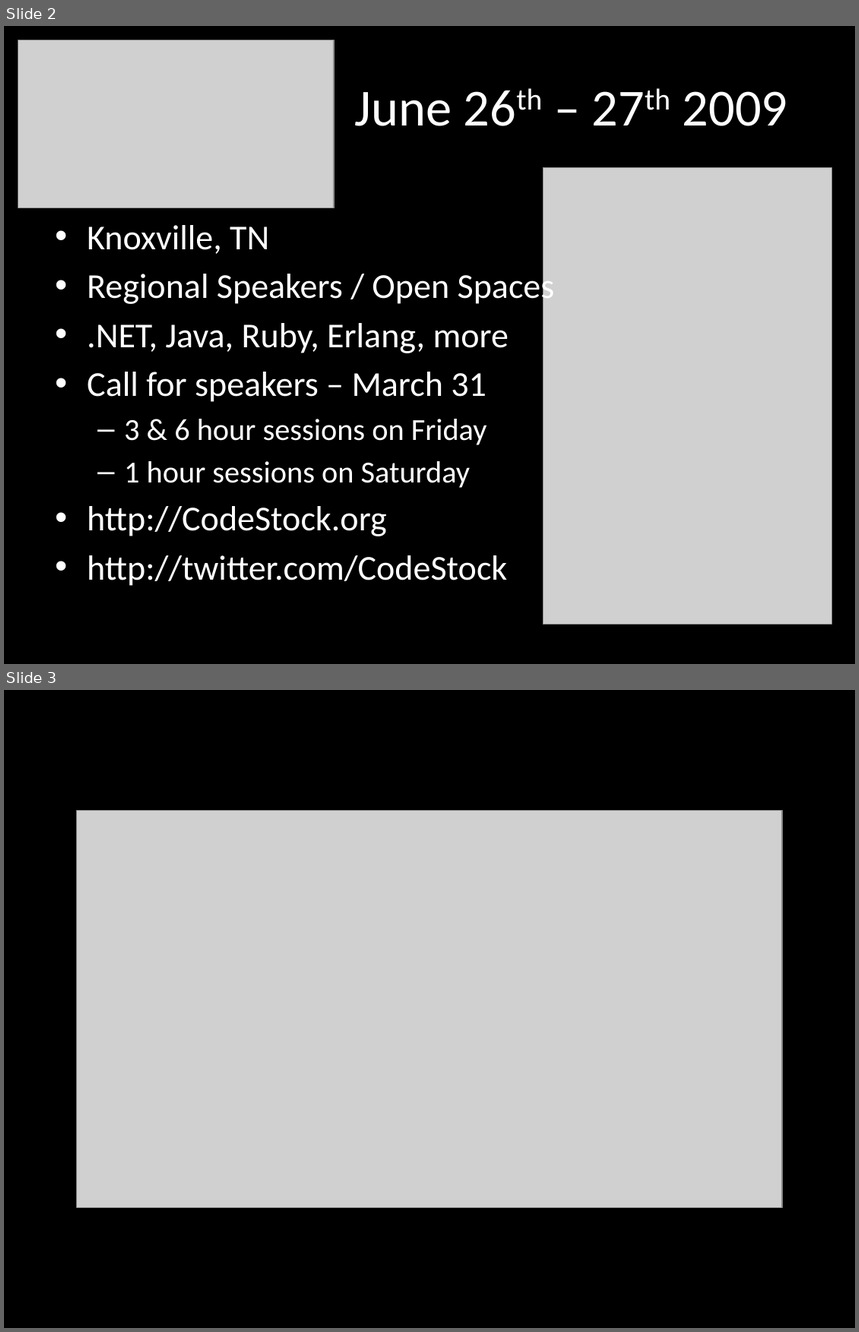
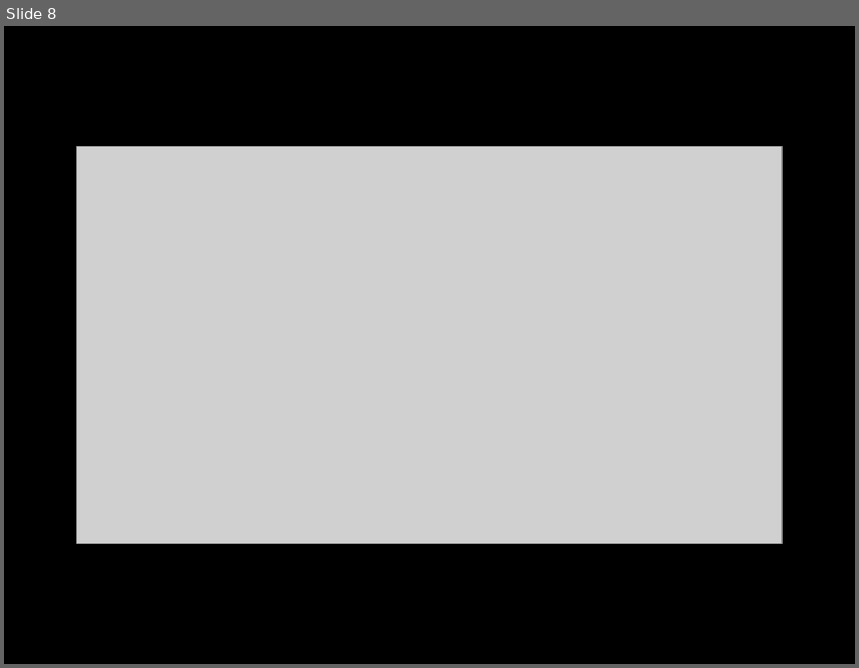
Before and after one commit to spaccabit/vinull, a slide deck: Presentations/Lucene/Lucene.pptx. Shown one above the other, each under a label of ours: slides 2 and 3 before the commit, slide 8 after it. The pictures are 859x1332 and 859x668 pixels, drawn with LibreOffice and Linux fonts; fonts in the diff are those of the drawing; grey boxes stand for pictures. Boxes give left, top, right and bottom in pixels: in the first picture for what was removed or moved away, otherwise in the second. Text is boxed around its words. In the diff, an @@ line names an element or a change of style, - is before the commit and + after.

```diff
--- a/Presentations/Lucene/Lucene.pptx
+++ b/Presentations/Lucene/Lucene.pptx
@@ slide 2 removed at <box>4,26,855,664</box>, background #000000 @@
@@ picture removed at <box>18,40,335,208</box> @@
@@ title removed at <box>355,91,788,126</box> @@
-June 26th – 27th 2009
@@ picture removed at <box>543,168,832,625</box> @@
@@ text removed at <box>87,225,555,586</box> @@
-• Knoxville, TN
-• Regional Speakers / Open Spaces
-• .NET, Java, Ruby, Erlang, more
-• Call for speakers – March 31
-  – 3 & 6 hour sessions on Friday
-  – 1 hour sessions on Saturday
-• http://CodeStock.org
-• http://twitter.com/CodeStock
@@ what was slide 3 is now slide 8 @@
```
Also in this commit, not shown: 2 slides changed, 17 slides added, 1 other file.
